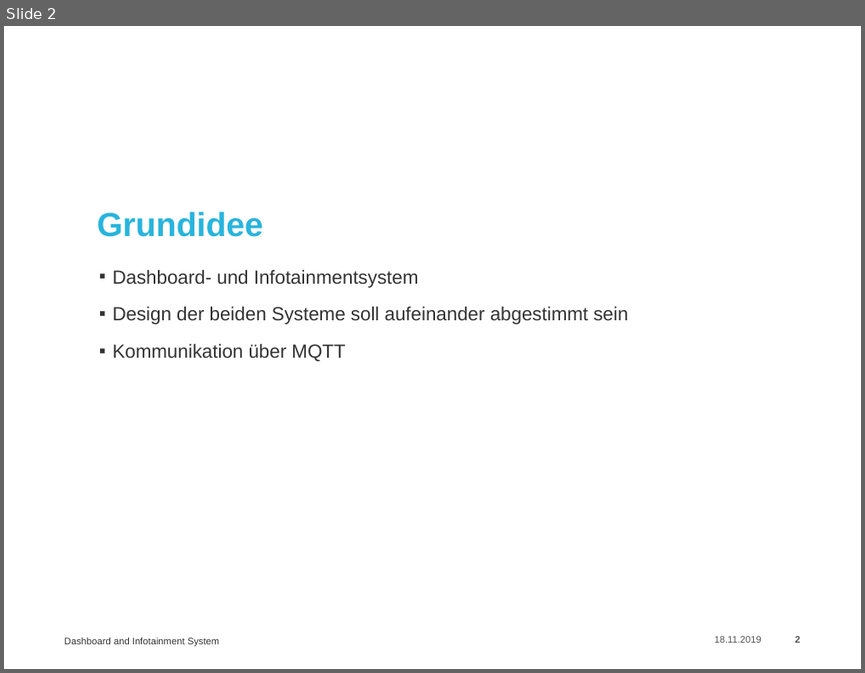
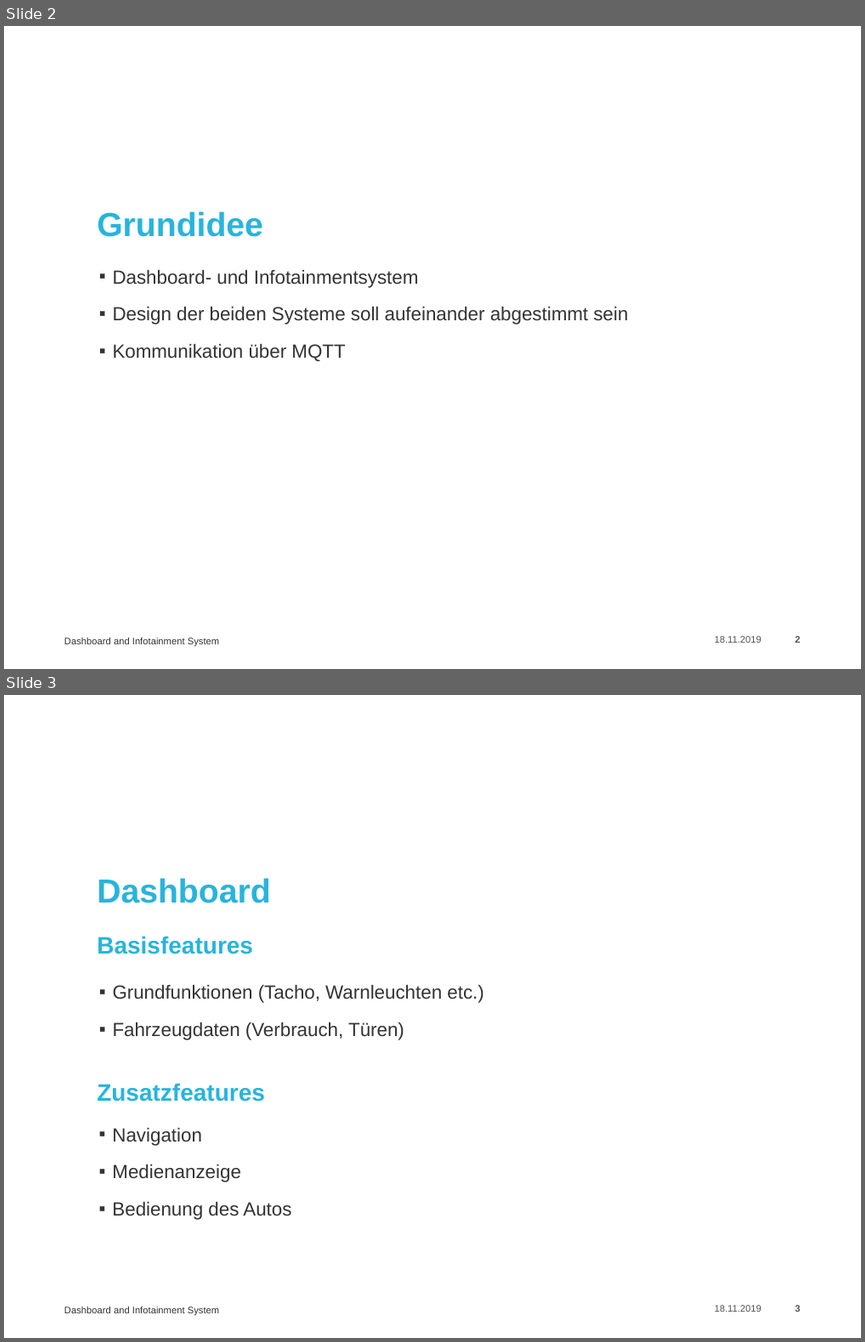
Before and after one commit to Garzuuhl/DAIS, a slide deck: Konzeptpapier/Konzept_DAIS.pptx. Shown one above the other, each under a label of ours: slide 2 before the commit, slides 2 and 3 after it. The pictures are 865x673 and 865x1342 pixels, drawn with LibreOffice and Linux fonts; fonts in the diff are those of the drawing; background and template pictures are left out. Boxes give left, top, right and bottom in pixels: in the first picture for what was removed or moved away, otherwise in the second. Text is boxed around its words. In the diff, an @@ line names an element or a change of style, - is before the commit and + after.

```diff
--- a/Konzeptpapier/Konzept_DAIS.pptx
+++ b/Konzeptpapier/Konzept_DAIS.pptx
@@ slide 3 added at bbox=[4, 695, 861, 1338], background #FFFFFF; not listed: 3 template elements that a slide beside it also shows @@
@@ text added at bbox=[97, 878, 270, 903], 28 pt, text #28B4DC, bold @@
+Dashboard
@@ title added at bbox=[97, 936, 253, 954], 20 pt, text #28B4DC, bold @@
+Basisfeatures
@@ text added at bbox=[113, 984, 483, 1040], 16 pt, text #333333 @@
+▪ Grundfunktionen (Tacho, Warnleuchten etc.)
+▪ Fahrzeugdaten (Verbrauch, Türen)
@@ text added at bbox=[97, 1083, 265, 1101], 20 pt, text #28B4DC, bold @@
+Zusatzfeatures
@@ text added at bbox=[112, 1127, 291, 1219], 16 pt, text #333333 @@
+▪ Navigation
+▪ Medienanzeige
+▪ Bedienung des Autos
```
Also in this commit, not shown: 1 slide changed, 4 other slides added, 2 slides removed.
